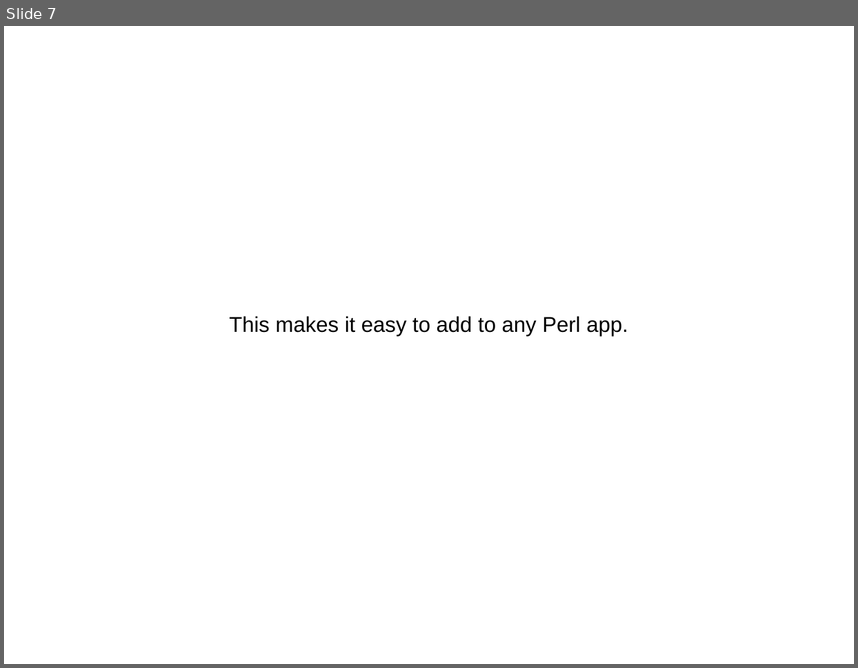
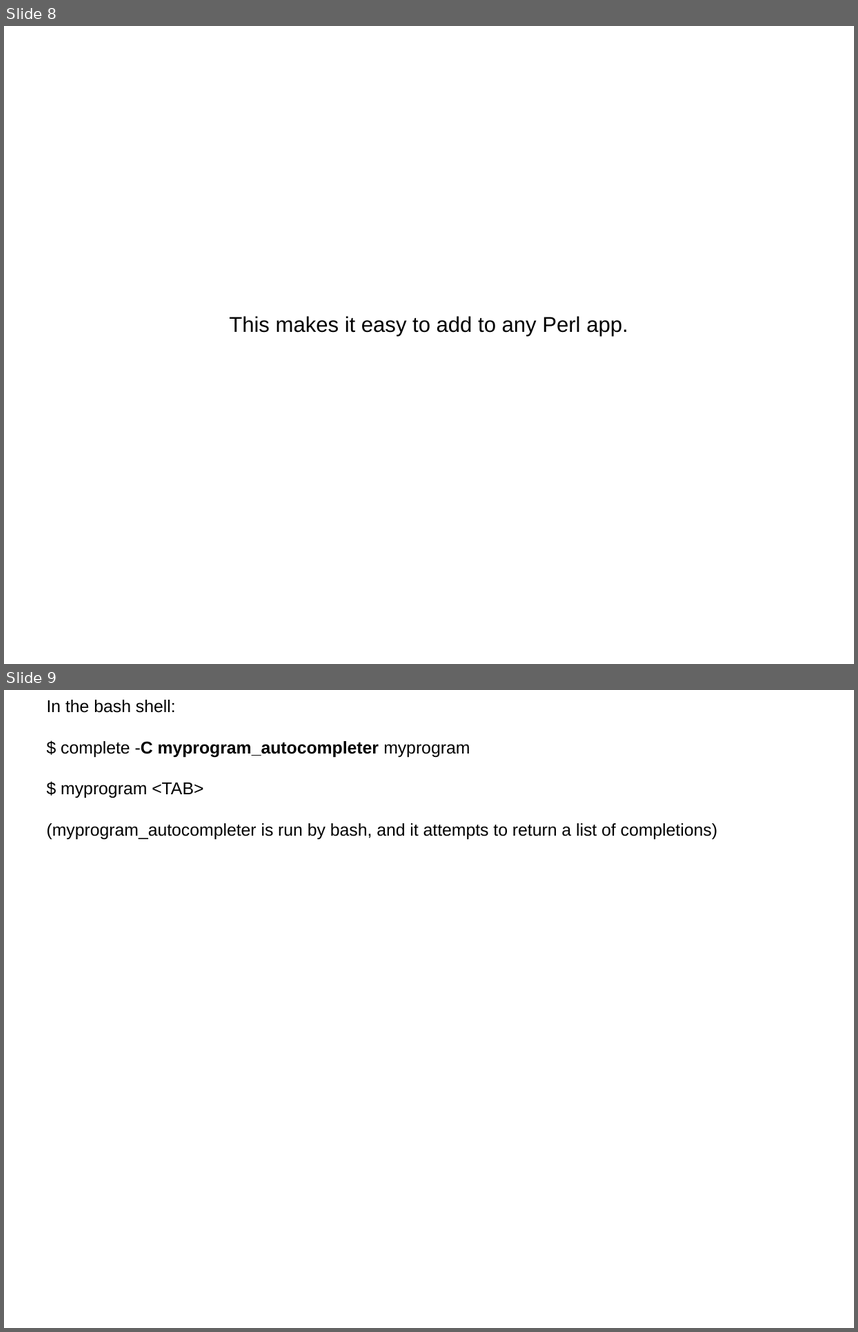
Before and after one commit to gitpan/Getopt-Complete, a slide deck: doc/getopt-complete.odp. Shown one above the other, each under a label of ours: slide 7 before the commit, slides 8 and 9 after it. The pictures are 858x668 and 858x1332 pixels, drawn with LibreOffice and Linux fonts; fonts in the diff are those of the drawing. Boxes give left, top, right and bottom in pixels: in the first picture for what was removed or moved away, otherwise in the second. Text is boxed around its words. In the diff, an @@ line names an element or a change of style, - is before the commit and + after.

```diff
--- a/doc/getopt-complete.odp
+++ b/doc/getopt-complete.odp
@@ slide 9 added at [4, 690, 854, 1328], background #FFFFFF @@
@@ subtitle added at [47, 700, 717, 839], 16 pt, text #000000 @@
+In the bash shell:
+$ complete -C myprogram_autocompleter myprogram
+$ myprogram <TAB>
+(myprogram_autocompleter is run by bash, and it attempts to return a list of completions)
@@ what was slide 7 is now slide 8 @@
```
Also in this commit, not shown: 16 slides changed, 8 other slides added, 10 other files.
